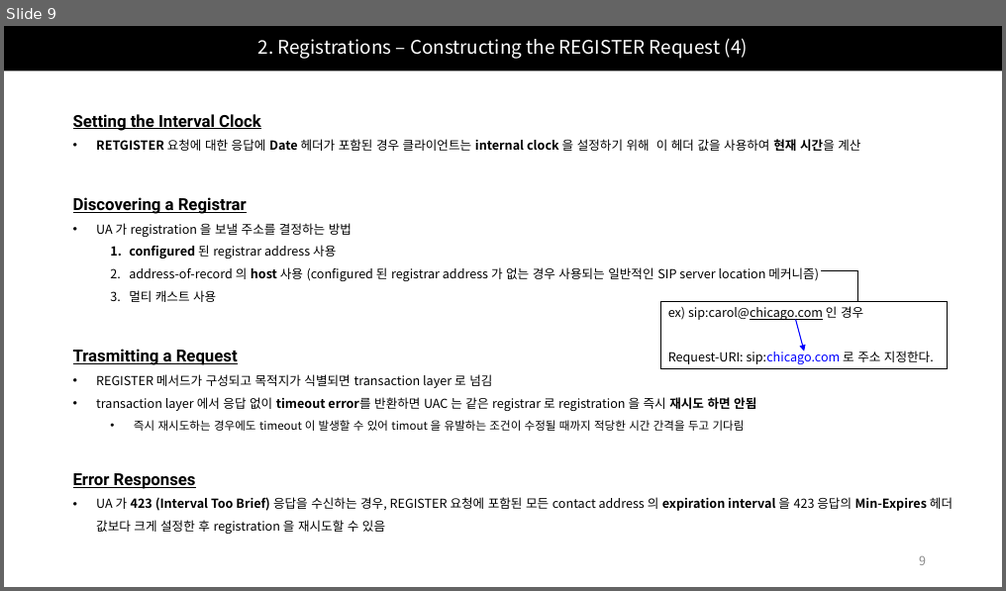
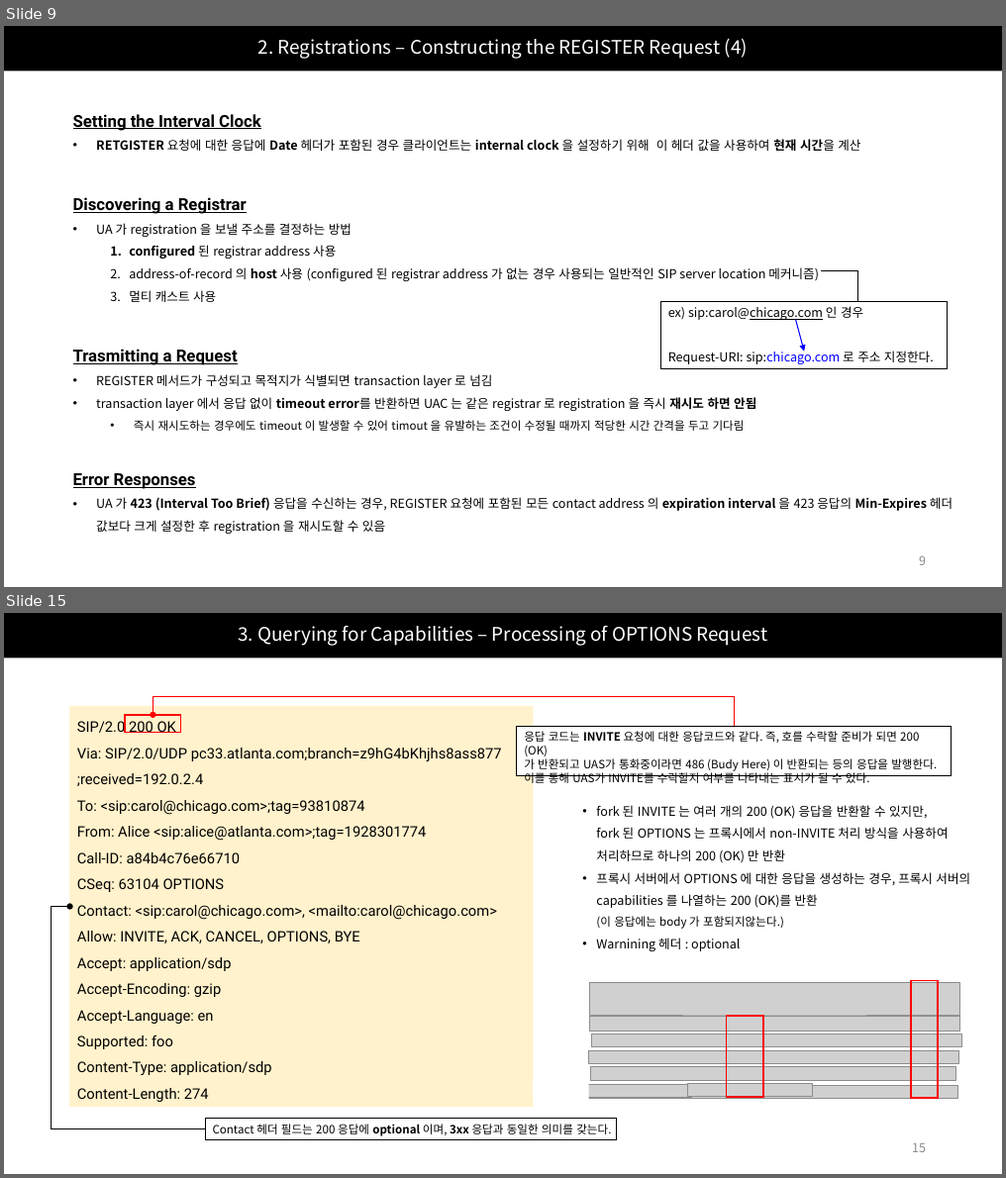
Before and after one commit to Epsilonely/SIP-Survey, a slide deck: 세미나 2차.pptx. Shown one above the other, each under a label of ours: slide 9 before the commit, slides 9 and 15 after it; the slides between them are not shown. The pictures are 1006x591 and 1006x1178 pixels, drawn with LibreOffice and Linux fonts; fonts in the diff are those of the drawing; grey boxes stand for pictures. Boxes give left, top, right and bottom in pixels: in the first picture for what was removed or moved away, otherwise in the second. Text is boxed around its words. In the diff, an @@ line names an element or a change of style, - is before the commit and + after.

```diff
--- a/세미나 2차.pptx
+++ b/세미나 2차.pptx
@@ slide 15 added at [4,613,1002,1174], background #FFFFFF @@
@@ title added at [4,613,1002,658], fill #000000, 18 pt, text #FFFFFF @@
+3. Querying for Capabilities – Processing of OPTIONS Request
@@ elbow arrow added from (734, 727) to (152, 715), #FF0000 0.5 pt @@
@@ rectangle added at [70,706,534,1107], fill #FFF2CC, 14 pt, text #000000 @@
+SIP/2.0 200 OK
+Via: SIP/2.0/UDP pc33.atlanta.com;branch=z9hG4bKhjhs8ass877
+;received=192.0.2.4
+To: <sip:carol@chicago.com>;tag=93810874
+From: Alice <sip:alice@atlanta.com>;tag=1928301774
+Call-ID: a84b4c76e66710
+CSeq: 63104 OPTIONS
+Contact: <sip:carol@chicago.com>, <mailto:carol@chicago.com>
+Allow: INVITE, ACK, CANCEL, OPTIONS, BYE
+Accept: application/sdp
+Accept-Encoding: gzip
+Accept-Language: en
+Supported: foo
+Content-Type: application/sdp
+Content-Length: 274
@@ rectangle added at [126,715,181,732], outline #FF0000 1.5 pt @@
@@ rectangle added at [517,727,951,776], fill #FFFFFF, outline #000000 0.75 pt, 11 pt, text #000000 @@
+응답 코드는 INVITE 요청에 대한 응답코드와 같다. 즉, 호를 수락할 준비가 되면 200 (OK)
+가 반환되고 UAS가 통화중이라면 486 (Budy Here) 이 반환되는 등의 응답을 발행한다.
+이를 통해 UAS가 INVITE를 수락할지 여부를 나타내는 표시가 될 수 있다.
@@ text added at [596,805,970,952], 12 pt, text #000000 @@
+• fork 된 INVITE 는 여러 개의 200 (OK) 응답을 반환할 수 있지만,
+  fork 된 OPTIONS 는 프록시에서 non-INVITE 처리 방식을 사용하여
+  처리하므로 하나의 200 (OK) 만 반환
+• 프록시 서버에서 OPTIONS 에 대한 응답을 생성하는 경우, 프록시 서버의
+  capabilities 를 나열하는 200 (OK)를 반환
+  (이 응답에는 body 가 포함되지않는다.)
+• Warnining 헤더 : optional
@@ elbow arrow added from (205, 1130) to (70, 906), #000000 0.5 pt @@
@@ group added at [534,981,961,1100]: 8 pictures, 3 rectangles @@
@@ rectangle added at [205,1119,617,1141], fill #FFFFFF, outline #000000 0.75 pt, 11 pt, text #000000 @@
+Contact 헤더 필드는 200 응답에 optional 이며, 3xx 응답과 동일한 의미를 갖는다.
@@ page number added at [912,1144,926,1153], 12 pt, text #8C8C8C @@
+15
```
Also in this commit, not shown: 5 slides changed, 10 other slides added, 1 slide removed.
